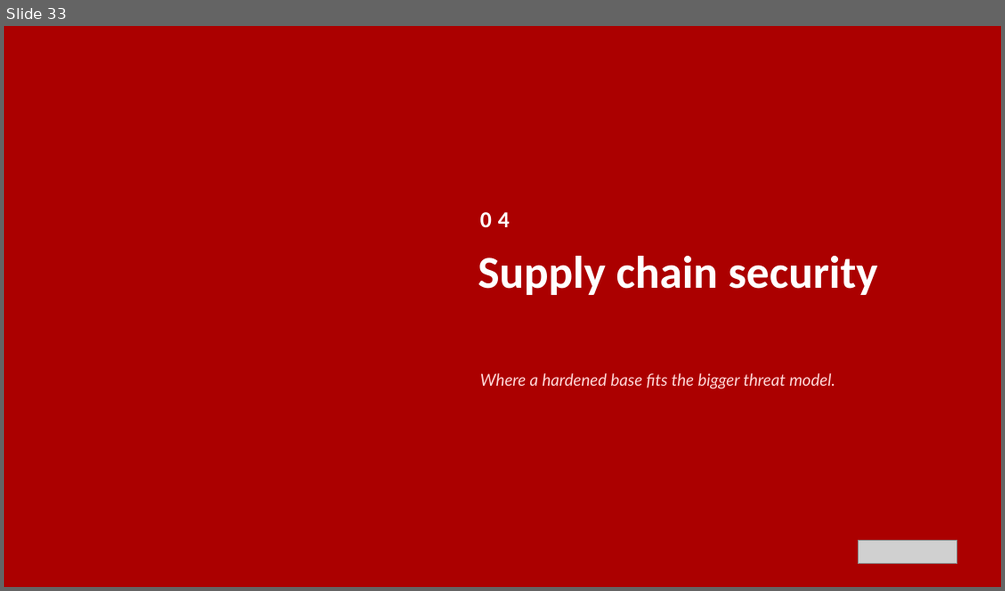
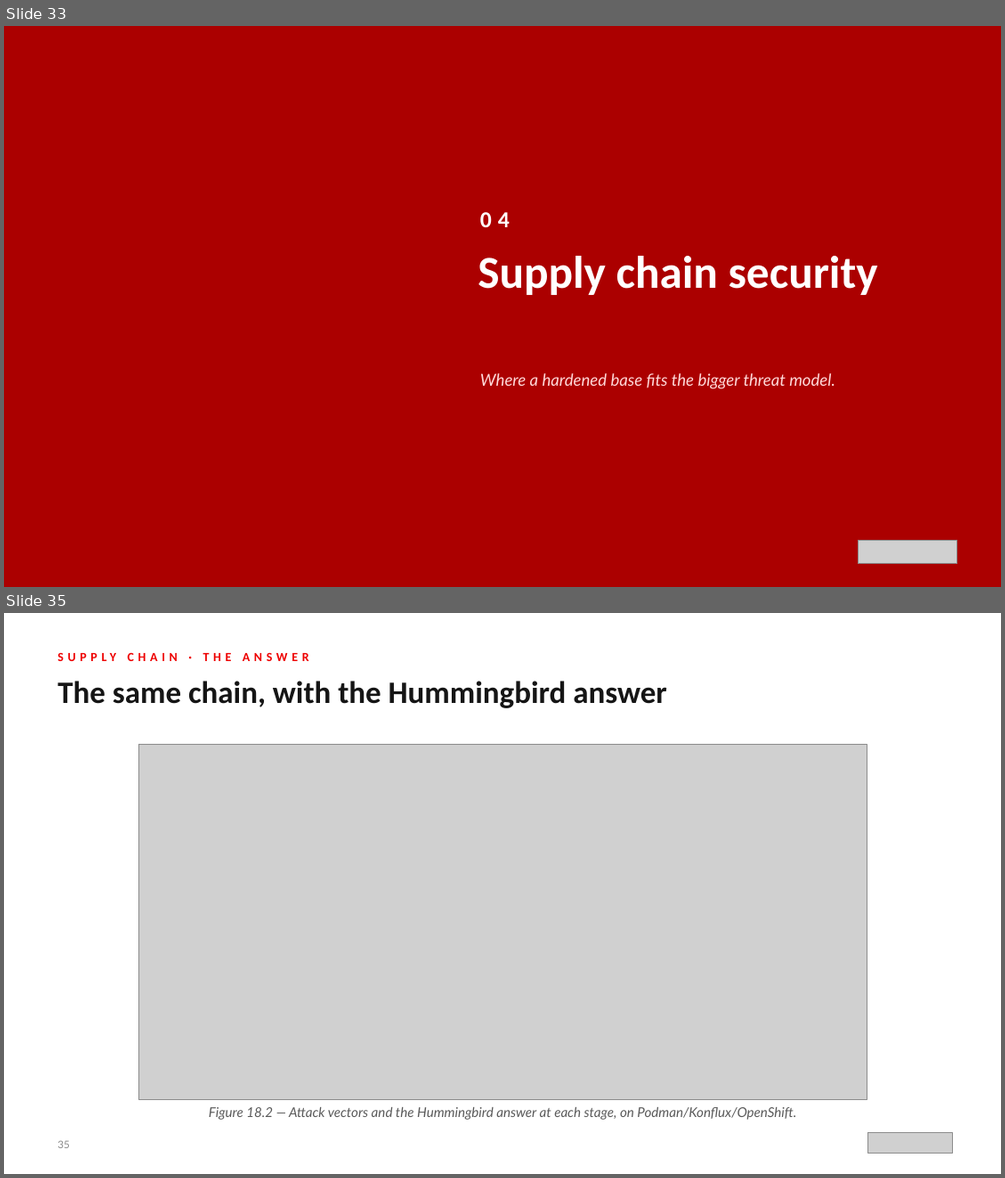
Before and after one commit to patterncatalyst/hummingbird-tutorial, a slide deck: presentations/hummingbird-overview.pptx. Shown one above the other, each under a label of ours: slide 33 before the commit, slides 33 and 35 after it; the slides between them are not shown. The pictures are 1005x591 and 1005x1178 pixels, drawn with LibreOffice and Linux fonts; fonts in the diff are those of the drawing; grey boxes stand for pictures; background and template pictures are left out. Boxes give left, top, right and bottom in pixels: in the first picture for what was removed or moved away, otherwise in the second. Text is boxed around its words. In the diff, an @@ line names an element or a change of style, - is before the commit and + after.

Commit message:
ch.18: add generic supply-chain stage-setter (Fig 18.1), renumber figures, drop attribution from 18.1; deck r01.4

```diff
--- a/presentations/hummingbird-overview.pptx
+++ b/presentations/hummingbird-overview.pptx
@@ slide 35 added at <box>4,613,1001,1174</box>, background #FFFFFF @@
@@ text added at <box>57,681,566,708</box>, 30 pt, text #151515, bold @@
+The same chain, with the Hummingbird answer
@@ text added at <box>188,681,667,707</box>, 12 pt, text #EE0000, bold @@
+SUPPLY CHAIN · THE ANSWER
@@ picture added at <box>138,744,867,1099</box> @@
@@ text added at <box>209,1107,796,1119</box>, 13 pt, text #5A5A5A, italic @@
+Figure 18.2 — Attack vectors and the Hummingbird answer at each stage, on Podman/Konflux/OpenShift.
@@ text added at <box>57,1140,69,1148</box>, 10 pt, text #8A8A8A @@
+35
@@ picture added at <box>867,1133,952,1153</box> @@
```
Also in this commit, not shown: 5 slides changed, 9 other files.
